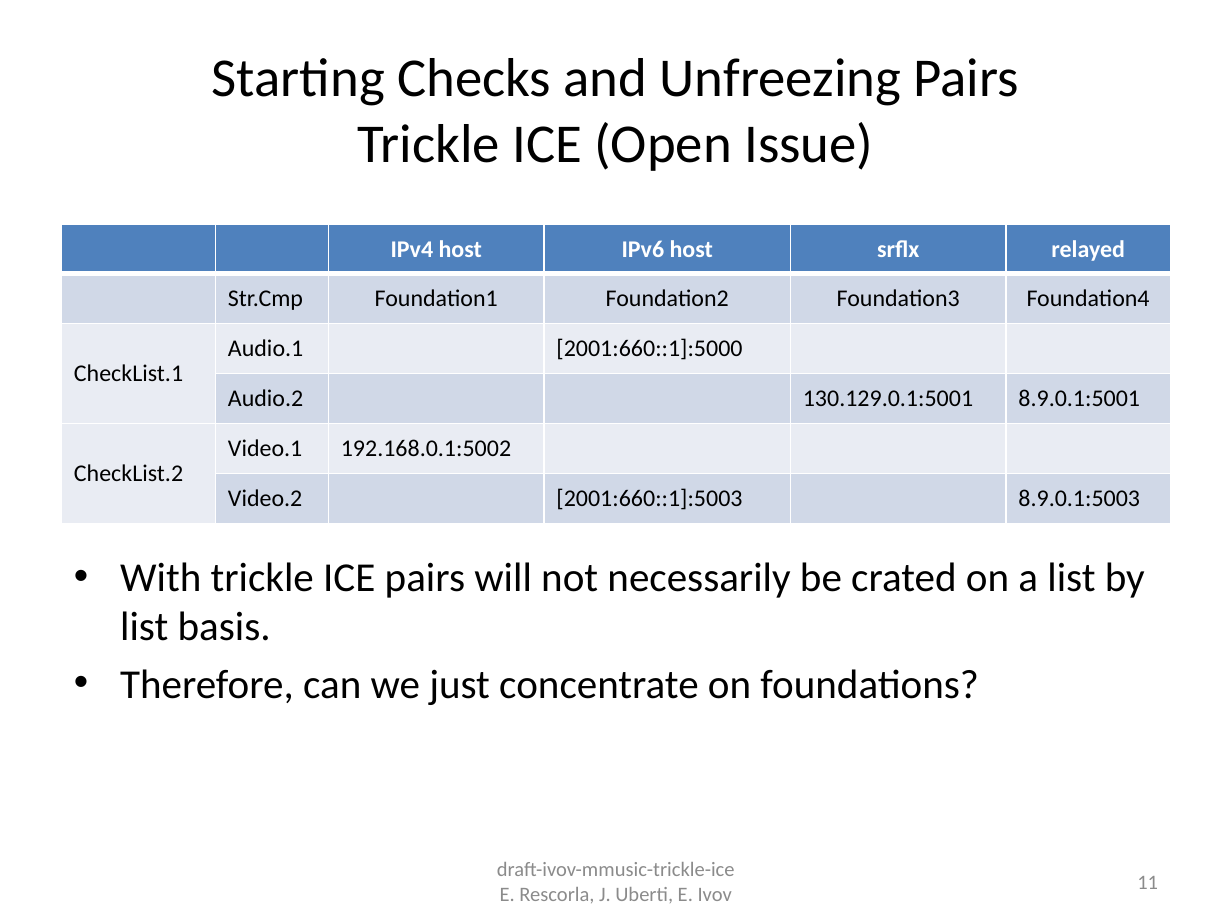
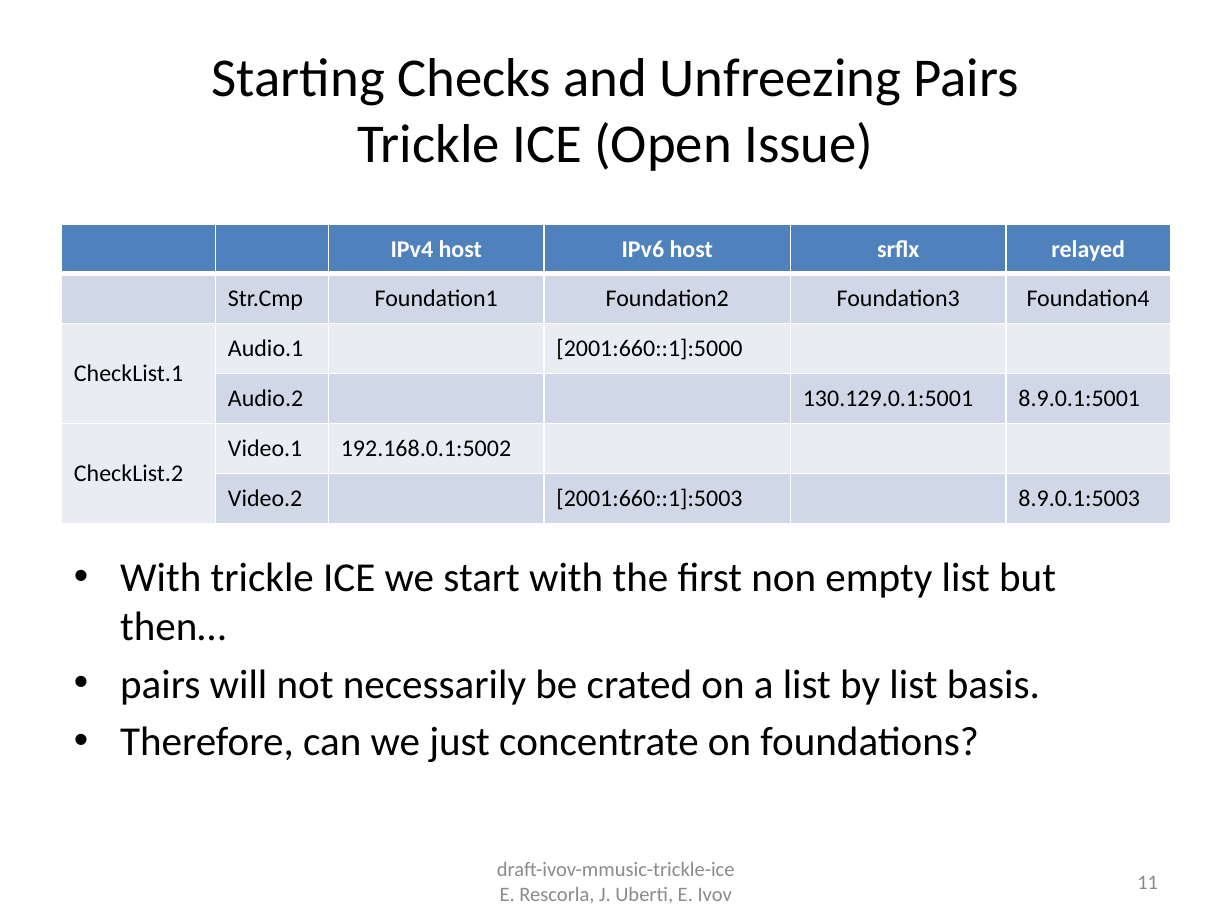
Before and after one commit to emcho/trickle-ice, a slide deck: slide 11 of slides/trickle-ice-iet86-orlando.pptx. Drawn at 1232x924 pixels with LibreOffice and Linux fonts; fonts in the diff are those of the drawing. Boxes give left, top, right and bottom in pixels: in the first picture for what was removed or moved away, otherwise in the second. Text is boxed around its words. In the diff, an @@ line names an element or a change of style, - is before the commit and + after.

```diff
--- a/slides/trickle-ice-iet86-orlando.pptx
+++ b/slides/trickle-ice-iet86-orlando.pptx
@@ text at (x1=120, y1=562, x2=1056, y2=705): text changed @@
-• With trickle ICE pairs will not necessarily be crated on a list by list basis.
+• With trickle ICE we start with the first non empty list but then…
+• pairs will not necessarily be crated on a list by list basis.
```
Also in this commit, not shown: 7 other slides changed, 2 other files.
